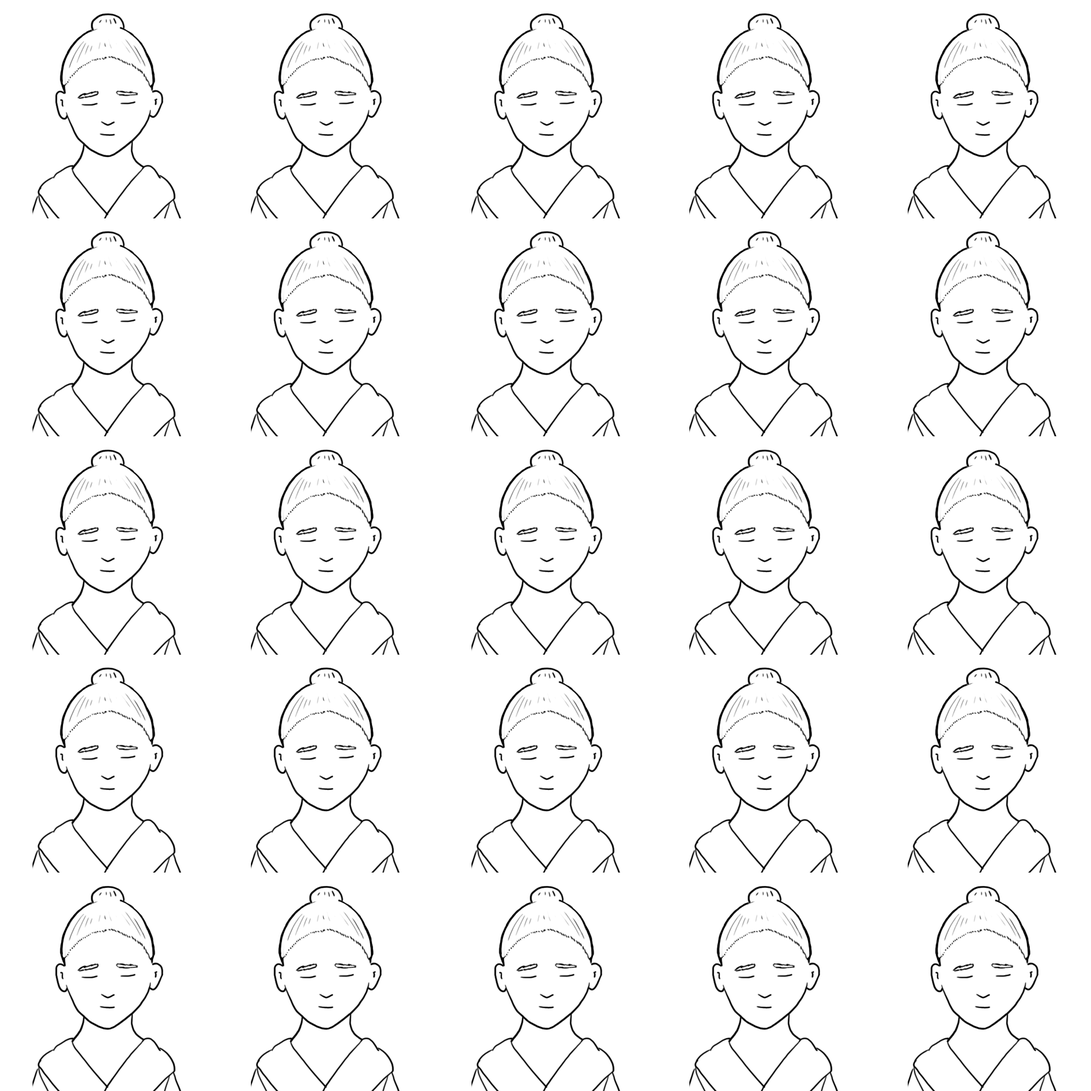
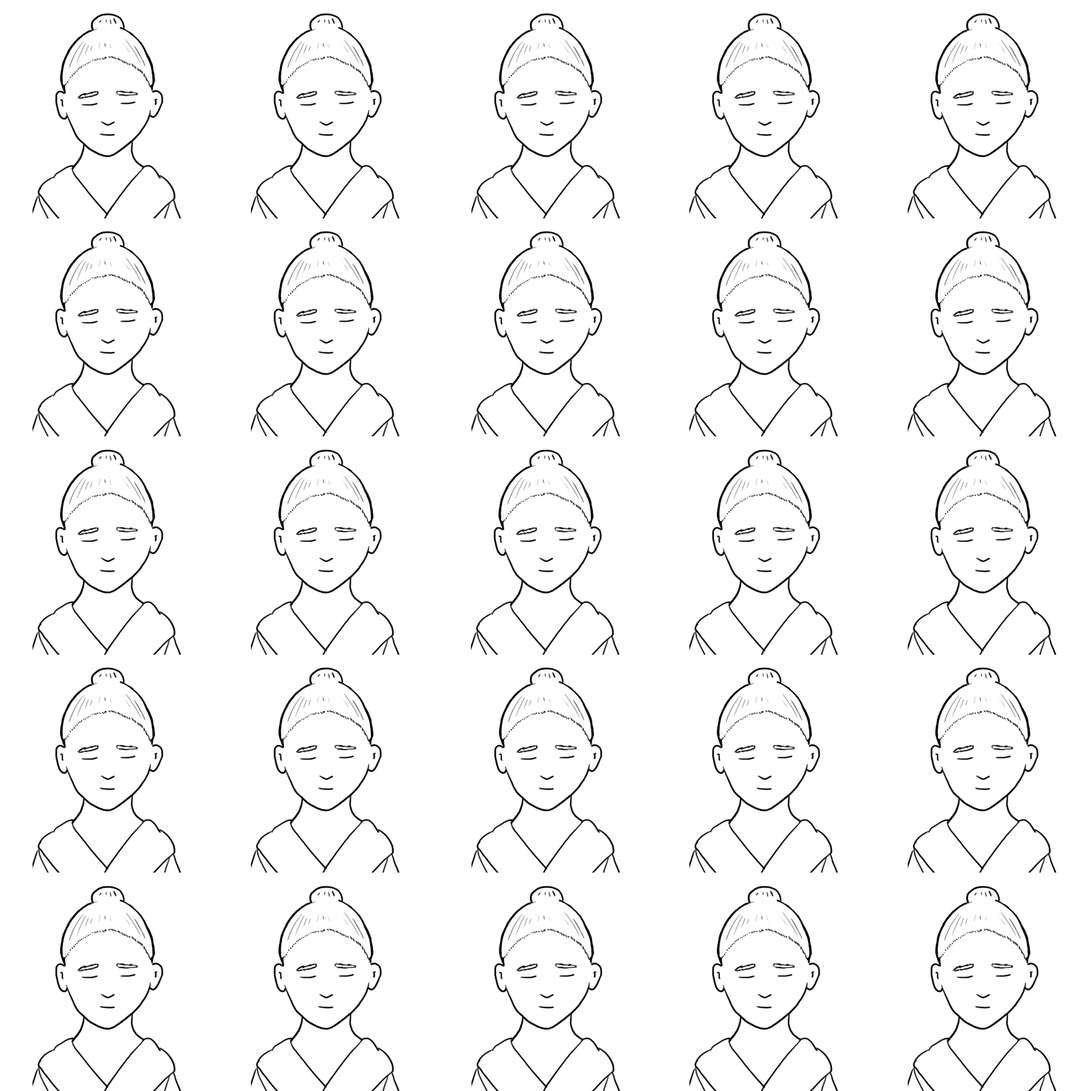
Layered file, before and after one edit (1091 x 1091). Changes by layer:
renamed "Layer 1" to "template", painted on it over [left=471, top=433, right=621, bottom=656]
